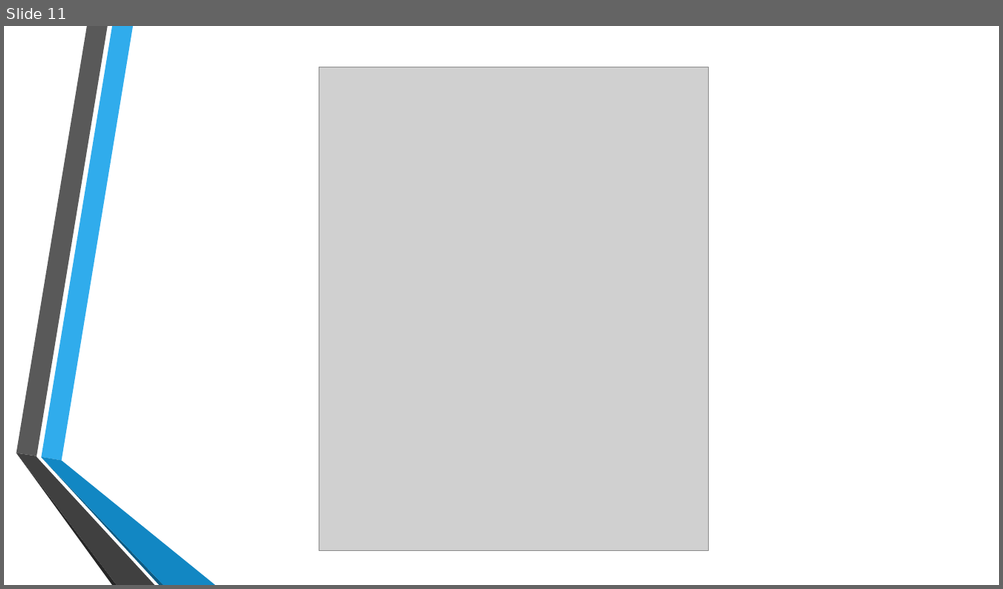
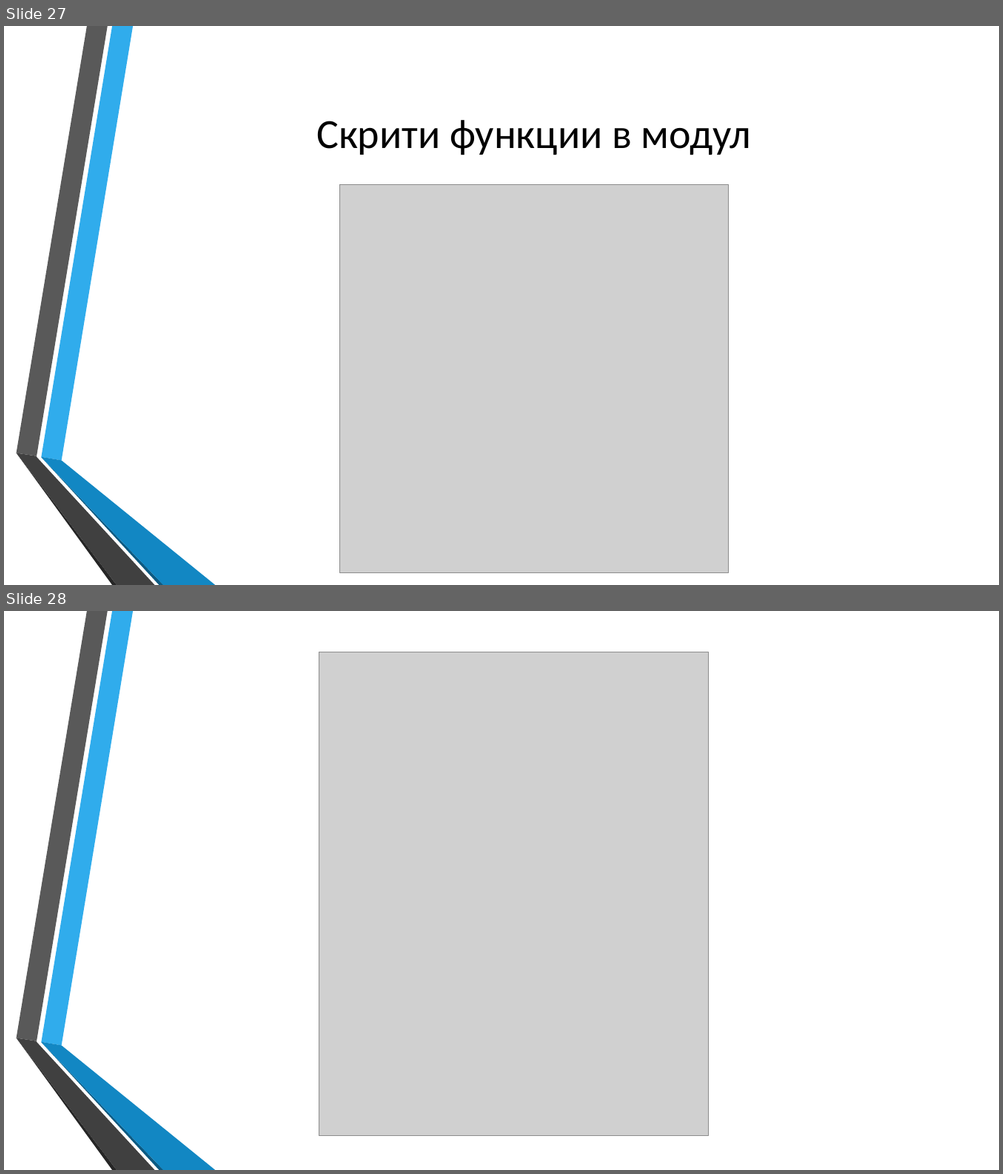
Before and after one commit to dnmitev/IT-Academy, a slide deck: JS Fundamentals/8.OOP/JS-OOP.pptx. Shown one above the other, each under a label of ours: slide 11 before the commit, slides 27 and 28 after it. The pictures are 1003x589 and 1003x1174 pixels, drawn with LibreOffice and Linux fonts; fonts in the diff are those of the drawing; grey boxes stand for pictures; background and template pictures are left out. Boxes give left, top, right and bottom in pixels: in the first picture for what was removed or moved away, otherwise in the second. Text is boxed around its words. In the diff, an @@ line names an element or a change of style, - is before the commit and + after.

```diff
--- a/JS Fundamentals/8.OOP/JS-OOP.pptx
+++ b/JS Fundamentals/8.OOP/JS-OOP.pptx
@@ slide 27 added at (4, 26, 999, 585), background picture (left out); not listed: 6 template elements that a slide beside it also shows @@
@@ title added at (316, 120, 751, 156), 40 pt, text #000000 @@
+Скрити функции в модул
@@ picture added at (340, 185, 728, 574) @@
@@ what was slide 11 is now slide 28 @@
```
Also in this commit, not shown: 1 slide changed, 18 other slides added, 2 slides removed, 7 other files.
